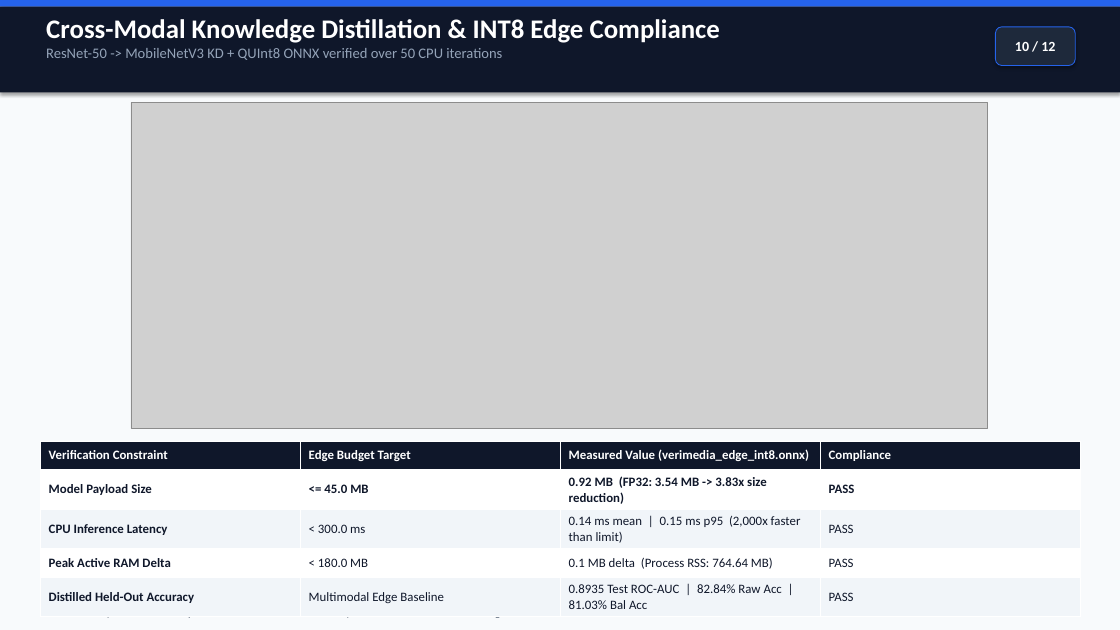
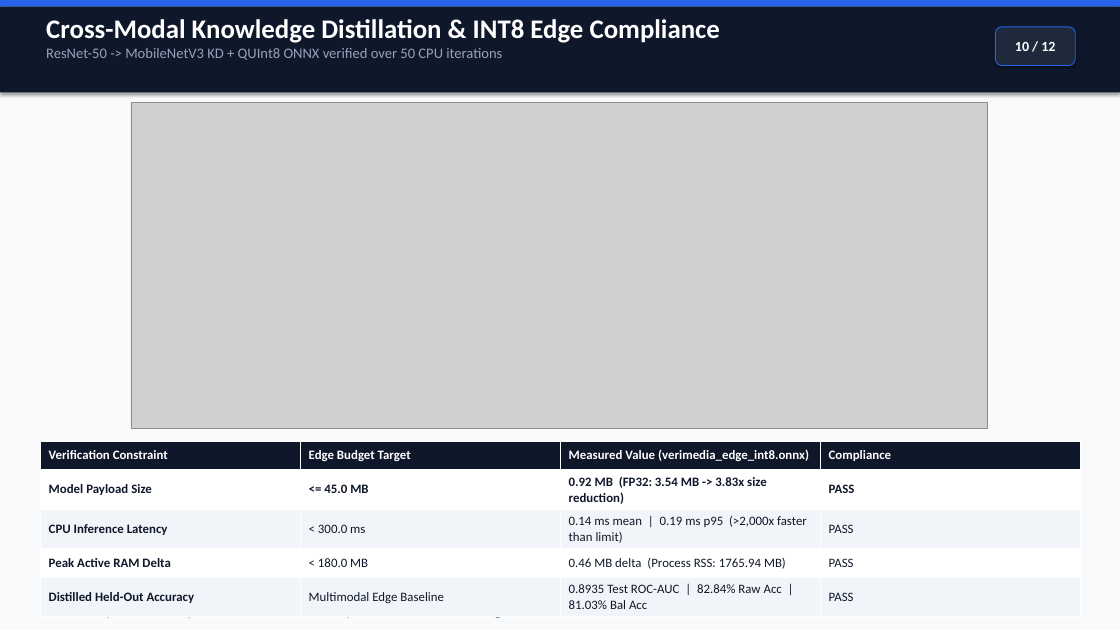
Before and after one commit to goyaljatin870/PixelProof, a slide deck: slide 10 of VeriMedia_Presentation.pptx. Drawn at 1120x630 pixels with LibreOffice and Linux fonts; fonts in the diff are those of the drawing; grey boxes stand for pictures. Boxes give left, top, right and bottom in pixels: in the first picture for what was removed or moved away, otherwise in the second. Text is boxed around its words. In the diff, an @@ line names an element or a change of style, - is before the commit and + after.

```diff
--- a/VeriMedia_Presentation.pptx
+++ b/VeriMedia_Presentation.pptx
@@ table at <box>40,441,1082,613</box> @@
-row 3, column 3: 0.14 ms mean | 0.15 ms p95 (2,000x faster than limit)
+row 3, column 3: 0.14 ms mean | 0.19 ms p95 (>2,000x faster than limit)
-row 4, column 3: 0.1 MB delta (Process RSS: 764.64 MB)
+row 4, column 3: 0.46 MB delta (Process RSS: 1765.94 MB)
```
Also in this commit, not shown: 3 other slides changed, 7 other files.
